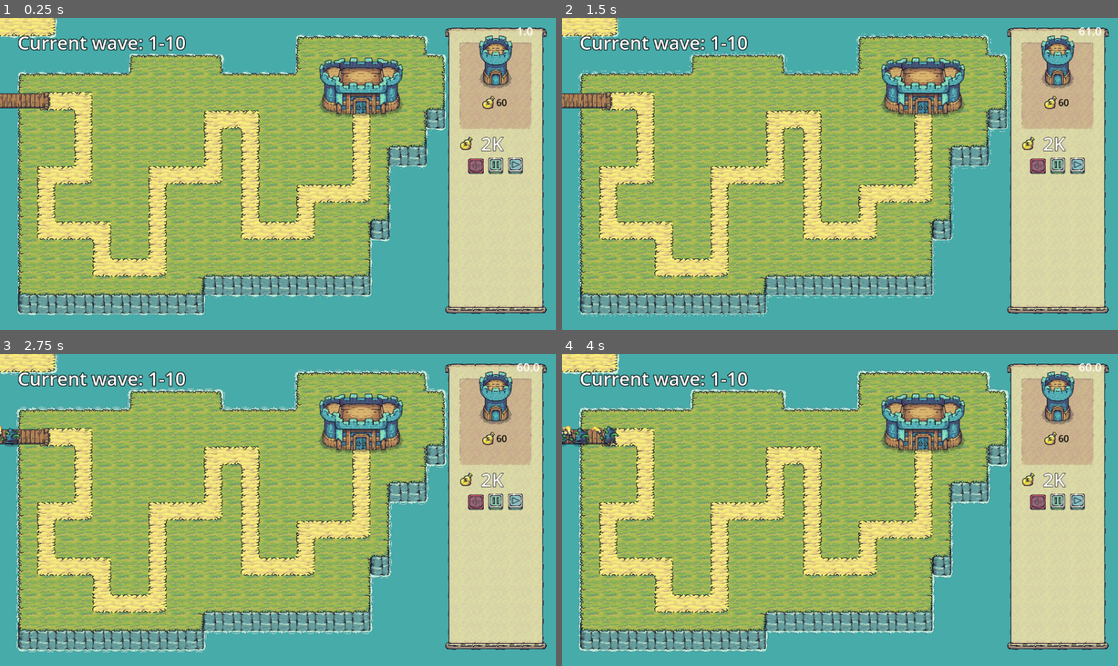
Above: before the commit, frames 1-4 (two rows, left to right).
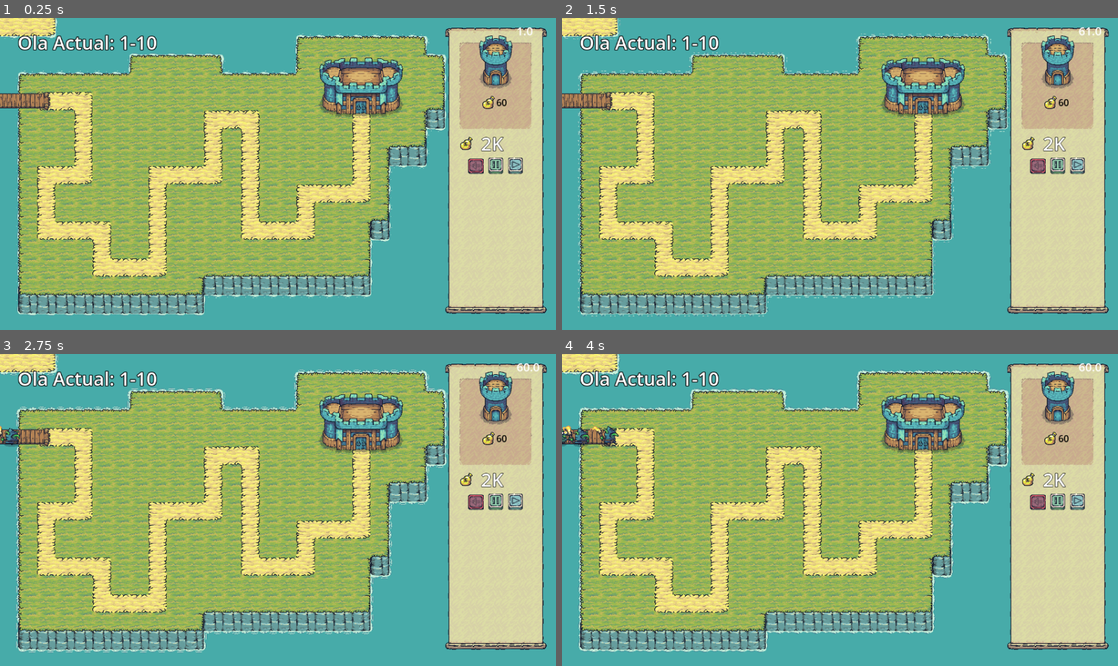
Above: after the commit, the same moments.

Repository: NicoWired/towersmith
Game: Godot game, scene res://source/game/Game.tscn
The game is run twice, just before and just after one commit, with the same random seed, the same clock (stepped at 60 frames per second) and the same inputs.
Inputs (mouse positions are in pixels of both pictures, inside the frame that each line leads up to):
- Up to frame 1 (0.25 s): no input
- Up to frame 2 (1.5 s): click (1079, 167) at 0.5 s; click (1079, 167) at 1.25 s
- Up to frame 3 (2.75 s): click (517, 503) at 2 s
- Up to frame 4 (4 s): drag from (1056, 413) to (923, 422) at 2.77 s; drag from (728, 525) to (923, 422) at 3.52 s

The runs differ from the first frame. In frame 1, 0.9% of the frame differs, in the area x 3-34%, y 5-11%; in frame 2, 0.9%; in frame 3, 0.9%; in frame 4, 0.9%.

Commit message:
enable localization

Diff:
--- /dev/null
+++ b/localization.csv
@@ -0,0 +1,8 @@
+keys	en	es
+CURRENT_WAVE	Current Wave	Ola Actual
+TOO_MUCH_MONEY	TOO MUCH	DEMASIADO
+TOWER_RANGE_STAT	Range	Alcance
+ARROW_DAMAGE_STAT	Damage	Daño
+ARROW_DAMAGE_SPEED	Arrow Speed	Velocidad de flecha
+VICTORY_TOAST	VICTORY	VICTORIA
+PLAY_AGAIN_LABEL	Play again?	¿Jugar de nuevo?
--- a/project.godot
+++ b/project.godot
@@ -47,6 +47,13 @@
 
 theme/custom="uid://cnh4lw4smnxj"
 
+[internationalization]
+
+locale/translations=PackedStringArray("res://localization.en.translation", "res://localization.es.translation")
+locale/include_text_server_data=true
+locale/test="es"
+locale/fallback="es"
+
 [layer_names]
 
 2d_physics/layer_1="Castle"
--- a/source/GUI/game_over/game_over.gd
+++ b/source/GUI/game_over/game_over.gd
@@ -11,17 +11,19 @@
 @onready var accept_button: TextureButton = %AcceptButton
 @onready var title_label: Label = %TitleLabel
 @onready var title_panel: PanelContainer = %TitlePanel
+@onready var play_again_label: Label = %PlayAgainLabel
 
 
 func _ready() -> void:
 	#set_victory()
 	decline_button.pressed.connect(func(): end_game_requested.emit())
 	accept_button.pressed.connect(func(): new_game_requested.emit())
+	play_again_label.text = tr("PLAY_AGAIN_LABEL")
 
 func set_game_over(victory: bool) -> void:
 	if victory:
-		title_label.text = "VICTORY"
-		title_panel.add_theme_stylebox_override("panel", RIBBON_BLUE_3_SLIDES)
+		title_label.text = tr("VICTORY_TOAST")
+		title_panel.add_theme_stylebtr.ox_override("panel", RIBBON_BLUE_3_SLIDES)
 	else:
 		title_label.text = "GAME OVER"
 		title_panel.add_theme_stylebox_override("panel", RIBBON_RED_3_SLIDES)
--- a/source/GUI/game_over/game_over.tscn
+++ b/source/GUI/game_over/game_over.tscn
@@ -42,7 +42,8 @@
 [node name="VBoxContainer" type="VBoxContainer" parent="MarginContainer/PanelContainer/MarginContainer"]
 layout_mode = 2
 
-[node name="Label" type="Label" parent="MarginContainer/PanelContainer/MarginContainer/VBoxContainer"]
+[node name="PlayAgainLabel" type="Label" parent="MarginContainer/PanelContainer/MarginContainer/VBoxContainer"]
+unique_name_in_owner = true
 layout_mode = 2
 theme_override_constants/outline_size = 6
 theme_override_font_sizes/font_size = 48
--- a/source/GUI/side_menu/side_menu.gd
+++ b/source/GUI/side_menu/side_menu.gd
@@ -39,5 +39,5 @@
 		@warning_ignore("integer_division")
 		gold_text = str(gold/1000000000)+"MM"
 	else:
-		gold_text = "TOO MUCH"
+		gold_text = tr("TOO_MUCH_MONEY")
 	gold_label.text = gold_text
--- a/source/GUI/upgrade_window/upgradable_stat.gd
+++ b/source/GUI/upgrade_window/upgradable_stat.gd
@@ -8,9 +8,9 @@
 var max_level: int = 5
 var upgrade_cost: Array = [1,2,3,4,5]
 var name_translation: Dictionary[StringName,String] = {
-	"tower_range": "Range"
-	,"arrow_stats.damage": "Damage"
-	,"arrow_stats.speed": "Arrow Speed"
+	"tower_range": tr("TOWER_RANGE_STAT")
+	,"arrow_stats.damage": tr("ARROW_DAMAGE_STAT")
+	,"arrow_stats.speed": tr("ARROW_DAMAGE_SPEED")
 	,"test": "Test"
 }
 
--- a/source/levels/level1/level1.gd
+++ b/source/levels/level1/level1.gd
@@ -140,7 +140,7 @@
 	game_state = game_states.INITIAL
 
 func update_wave_indicator() -> void:
-	wave_indicator.text = "Current wave: %s-%s" % [str(current_wave+1), wave_manager.enemy_waves.size()]
+	wave_indicator.text = tr("CURRENT_WAVE") + ": %s-%s" % [str(current_wave+1), wave_manager.enemy_waves.size()]
 
 func on_building_requested(new_building, building_price, error_position):
 	if Economy.current_gold < building_price:
Binary file added: localization.en.translation
Binary file added: localization.es.translation
